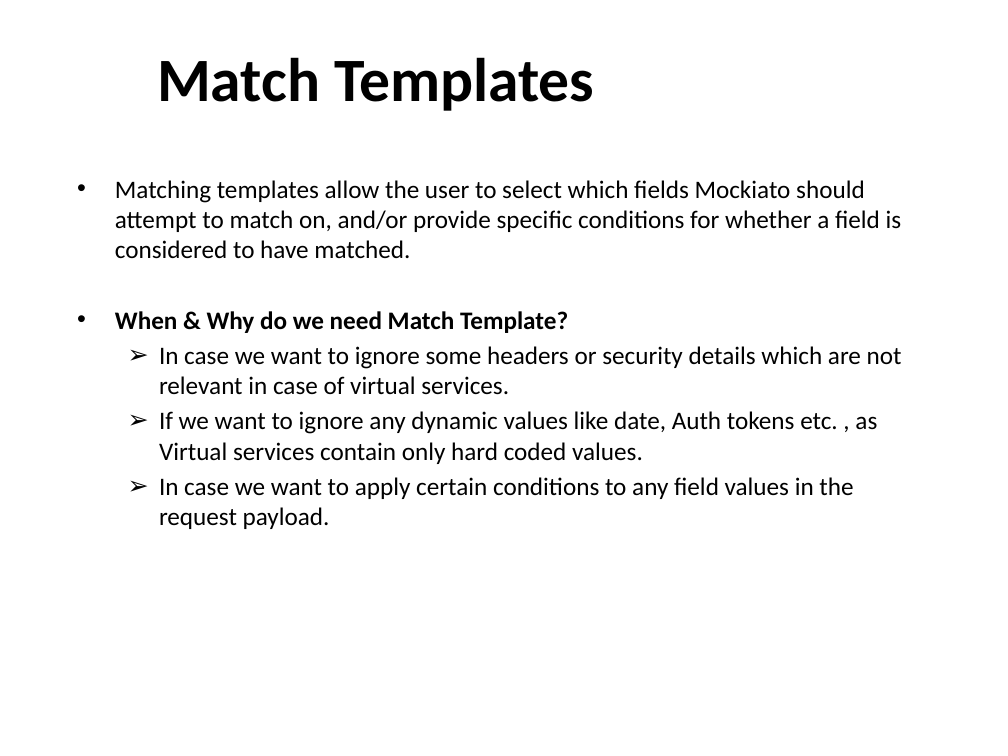
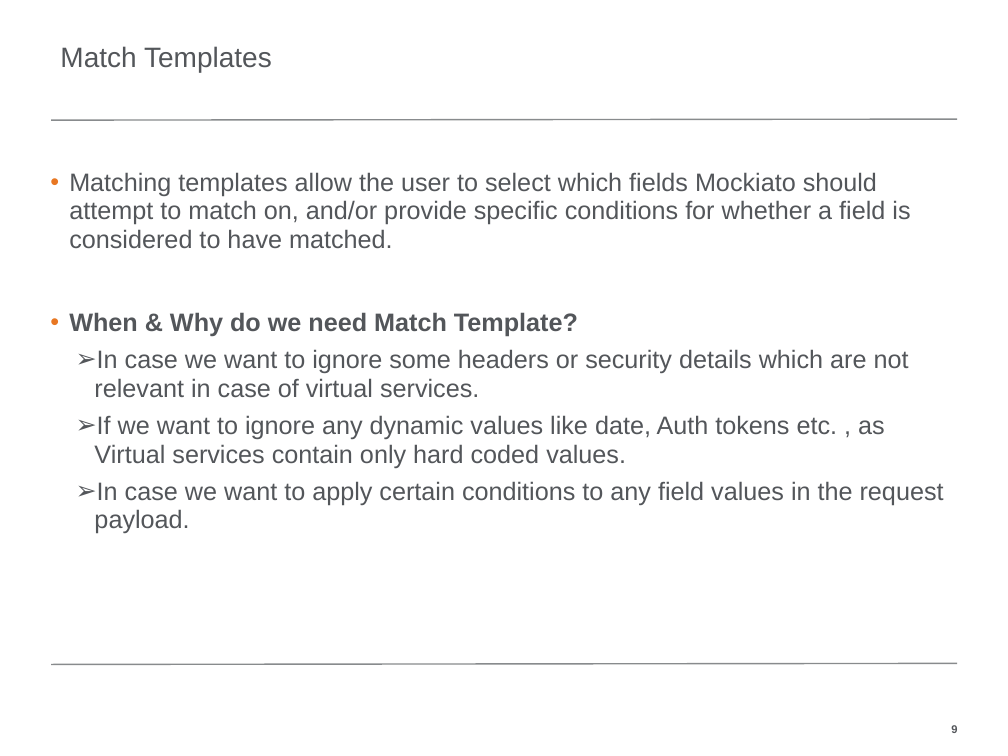
Before and after one commit to cginmn/COSA, a slide deck: slide 9 of 2019-05-15/MockiatoPPT.pptx. Drawn at 1008x756 pixels with LibreOffice and Linux fonts; fonts in the diff are those of the drawing; background and template pictures are left out. Boxes give left, top, right and bottom in pixels: in the first picture for what was removed or moved away, otherwise in the second. Text is boxed around its words. In the diff, an @@ line names an element or a change of style, - is before the commit and + after.

```diff
--- a/2019-05-15/MockiatoPPT.pptx
+++ b/2019-05-15/MockiatoPPT.pptx
@@ title "Match Templates": place and size @@
-title "Match Templates" at bbox=[157, 57, 594, 111]
+title "Match Templates" at bbox=[60, 46, 272, 72]
@@ title "Match Templates" at bbox=[60, 46, 272, 72]: size 44 to 20 pt, font Calibri to Arial, text colour #000000 to #53565A, bold off; indent changed; line spacing 24pt to 0.9; less space between paragraphs; vertical alignment middle to bottom @@
@@ line added from (51, 120) to (957, 119), #888B8D 1 pt @@
@@ text "Matching templates allow the user ...": place and size @@
-text "Matching templates allow the user ..." at bbox=[115, 180, 902, 529]
+text "Matching templates allow the user ..." at bbox=[69, 172, 944, 534]
@@ text "Matching templates allow the user ..." at bbox=[69, 172, 944, 534]: font Calibri to Arial, text colour #000000 to #53565A; indent changed; line spacing 1 to 0.95; more space between paragraphs @@
@@ line added from (51, 664) to (957, 663), #888B8D 1 pt @@
@@ page number: place and size @@
-page number at bbox=[49, 718, 91, 742]
+page number at bbox=[951, 724, 957, 735]
@@ page number at bbox=[951, 724, 957, 735]: font Calibri to Arial, text colour #FFFFFF to #53565A, bold on; alignment left to right; vertical alignment top to middle @@
```
Also in this commit, not shown: 11 other slides changed, 2 slides removed, 2 other files.
